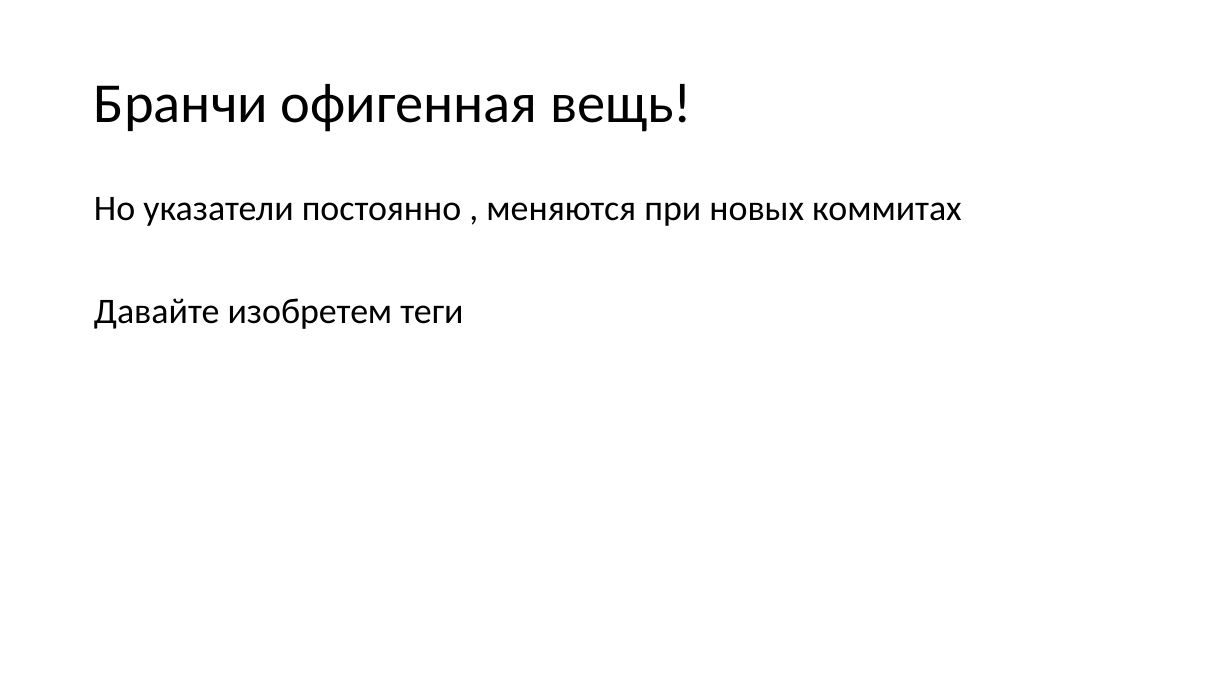
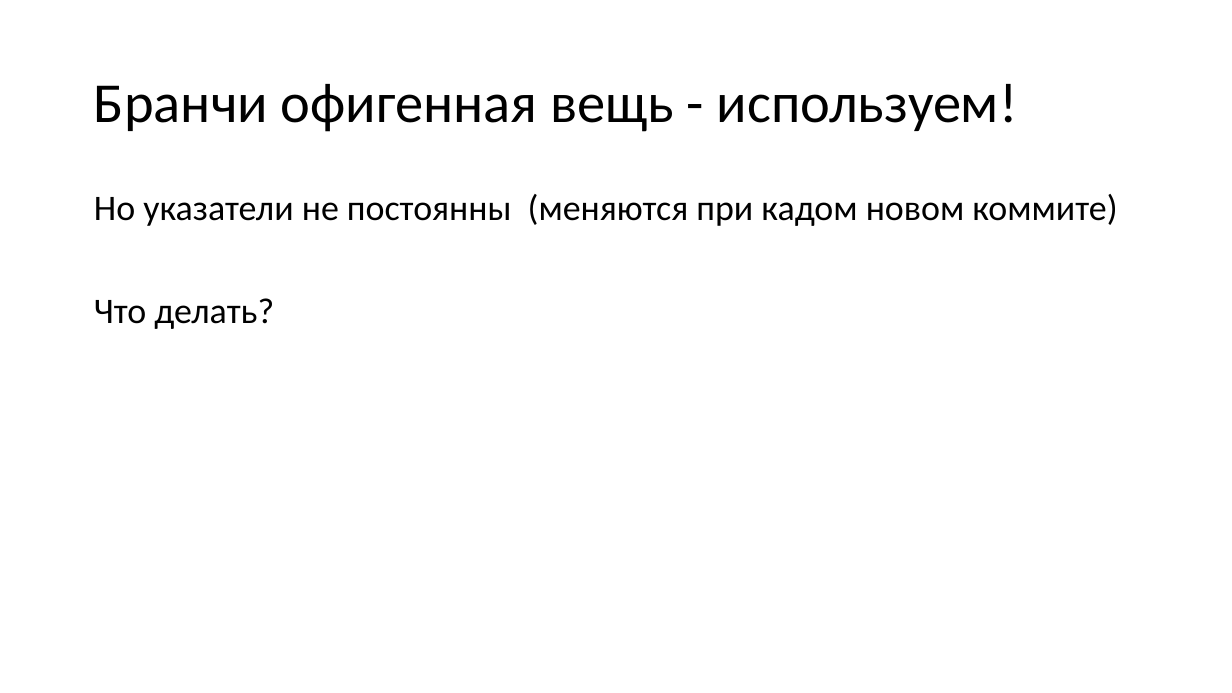
Before and after one commit to dzmitry-varabei/front-end-course, a slide deck: slide 31 of git-commit-code-review/Presentation1.pptx (slide 30 before the commit). Drawn at 1232x693 pixels with LibreOffice and Linux fonts; fonts in the diff are those of the drawing. Boxes give left, top, right and bottom in pixels: in the first picture for what was removed or moved away, otherwise in the second. Text is boxed around its words. In the diff, an @@ line names an element or a change of style, - is before the commit and + after.

```diff
--- a/git-commit-code-review/Presentation1.pptx
+++ b/git-commit-code-review/Presentation1.pptx
@@ title at bbox=[94, 84, 1018, 132]: text changed @@
-Бранчи офигенная вещь!
+Бранчи офигенная вещь - используем!
@@ text at bbox=[94, 194, 1117, 329]: text changed @@
-Но указатели постоянно , меняются при новых коммитах
-Давайте изобретем теги
+Но указатели не постоянны (меняются при кадом новом коммите)
+Что делать?
```
Also in this commit, not shown: 15 other slides changed, 18 slides added, 49 slides removed, 5 other files.
